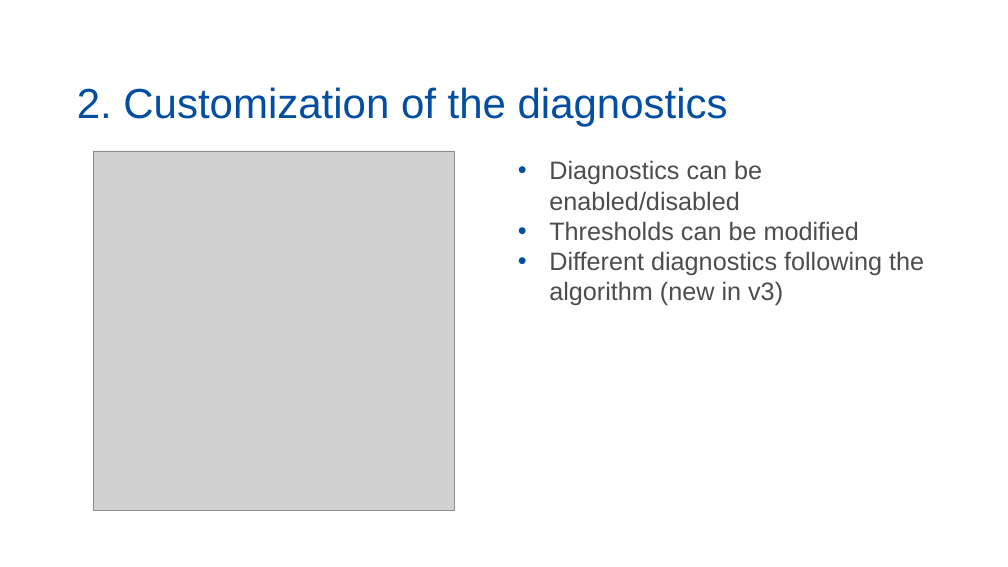
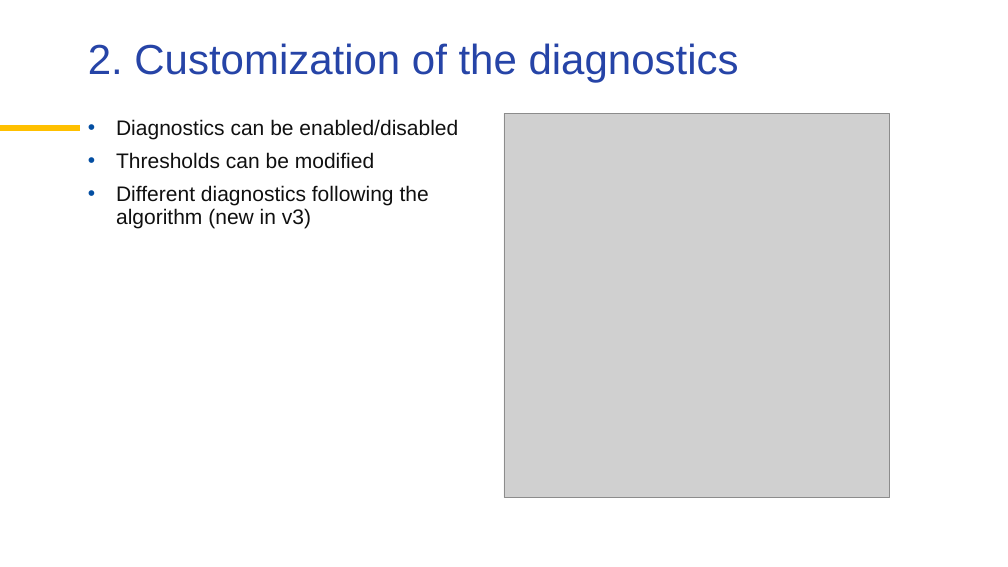
Before and after one commit to palatej/ESTP2026, a slide deck: slide 4 of 5.1 Quality.pptx. Drawn at 1008x567 pixels with LibreOffice and Linux fonts; fonts in the diff are those of the drawing; grey boxes stand for pictures; background and template pictures are left out. Boxes give left, top, right and bottom in pixels: in the first picture for what was removed or moved away, otherwise in the second. Text is boxed around its words. In the diff, an @@ line names an element or a change of style, - is before the commit and + after.

```diff
--- a/5.1 Quality.pptx
+++ b/5.1 Quality.pptx
@@ title "2. Customization of the diagnostics": place and size @@
-title "2. Customization of the diagnostics" at [77,87,728,127]
+title "2. Customization of the diagnostics" at [88,43,739,82]
@@ title "2. Customization of the diagnostics" at [88,43,739,82]: text colour #034EA2 to #2644A7; vertical alignment bottom to top @@
@@ text "Diagnostics can be enabled/disabled": place and size @@
-text "Diagnostics can be enabled/disabled" at [549,160,924,305]
+text "Diagnostics can be enabled/disabled" at [116,119,458,228]
@@ text "Diagnostics can be enabled/disabled" at [116,119,458,228]: size 24 to 20 pt, text colour #4D4D4D to #101010; indent changed; line spacing 1 to 0.9; more space between paragraphs @@
@@ picture: place and size @@
-picture at [93,151,454,511]
+picture at [504,113,890,498]
@@ line added from (0, 129) to (80, 129), #FFC000 6 pt @@
```
Also in this commit, not shown: 9 other slides changed, 1 slide removed, 3 other files.
